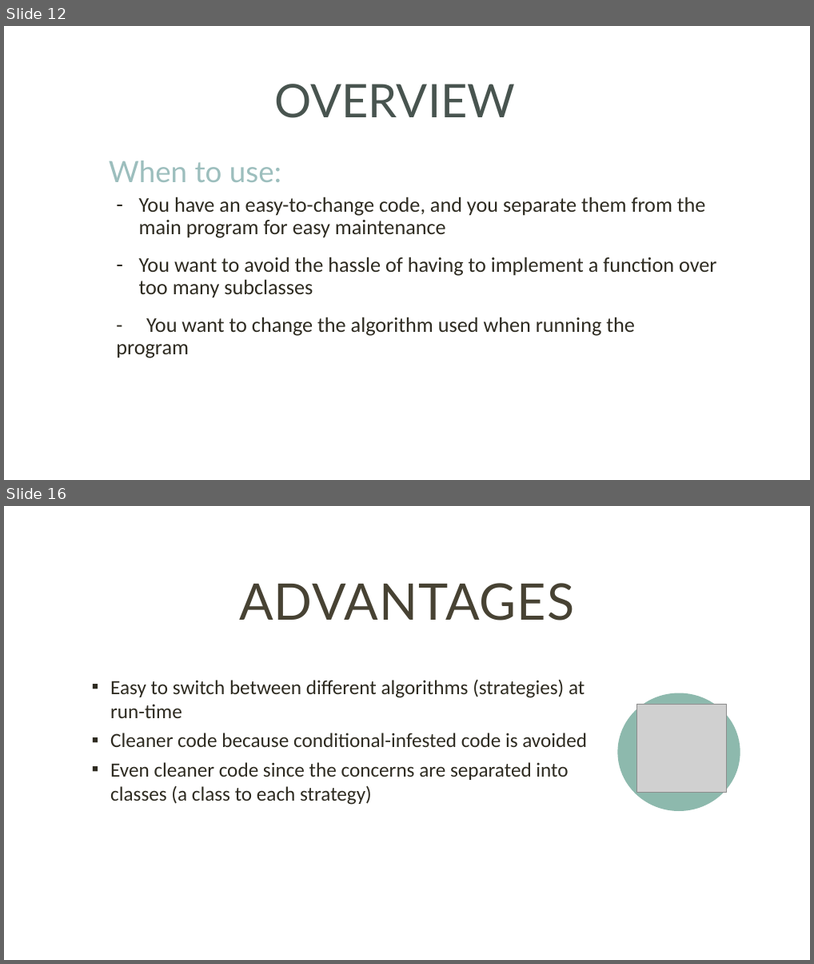
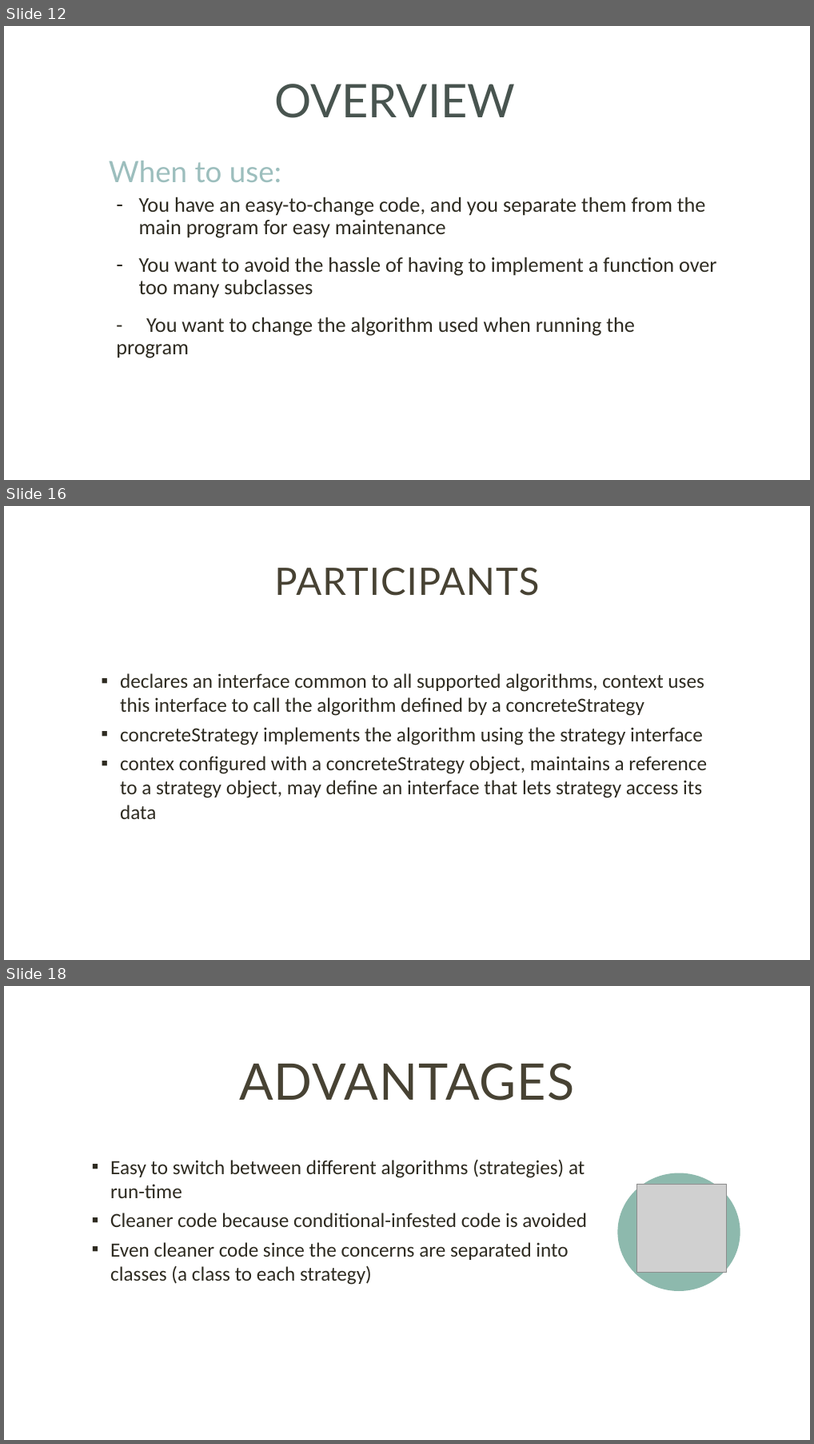
Before and after one commit to ntninh18/crossy-road, a slide deck: seminar/StrategyPattern.pptx. Shown one above the other, each under a label of ours: slides 12 and 16 before the commit, slides 12, 16 and 18 after it; the slides between them are not shown. The pictures are 814x964 and 814x1444 pixels, drawn with LibreOffice and Linux fonts; fonts in the diff are those of the drawing; grey boxes stand for pictures. Boxes give left, top, right and bottom in pixels: in the first picture for what was removed or moved away, otherwise in the second. Text is boxed around its words. In the diff, an @@ line names an element or a change of style, - is before the commit and + after.

Commit message:
hoàn thành slide StrategyPattern

```diff
--- a/seminar/StrategyPattern.pptx
+++ b/seminar/StrategyPattern.pptx
@@ slide 16 added at box(4, 506, 810, 960), background #FFFFFF @@
@@ title added at box(274, 567, 539, 596), 45 pt, text #474233 @@
+PARTICIPANTS
@@ text added at box(120, 673, 707, 819), 24 pt, text #2E2B21 @@
+▪ declares an interface common to all supported algorithms, context uses this interface to call the algorithm defined by a concreteStrategy
+▪ concreteStrategy implements the algorithm using the strategy interface
+▪ contex configured with a concreteStrategy object, maintains a reference to a strategy object, may define an interface that lets strategy access its data
@@ what was slide 16 is now slide 18 @@
```
Also in this commit, not shown: 5 slides changed, 7 other slides added, 4 slides removed.
